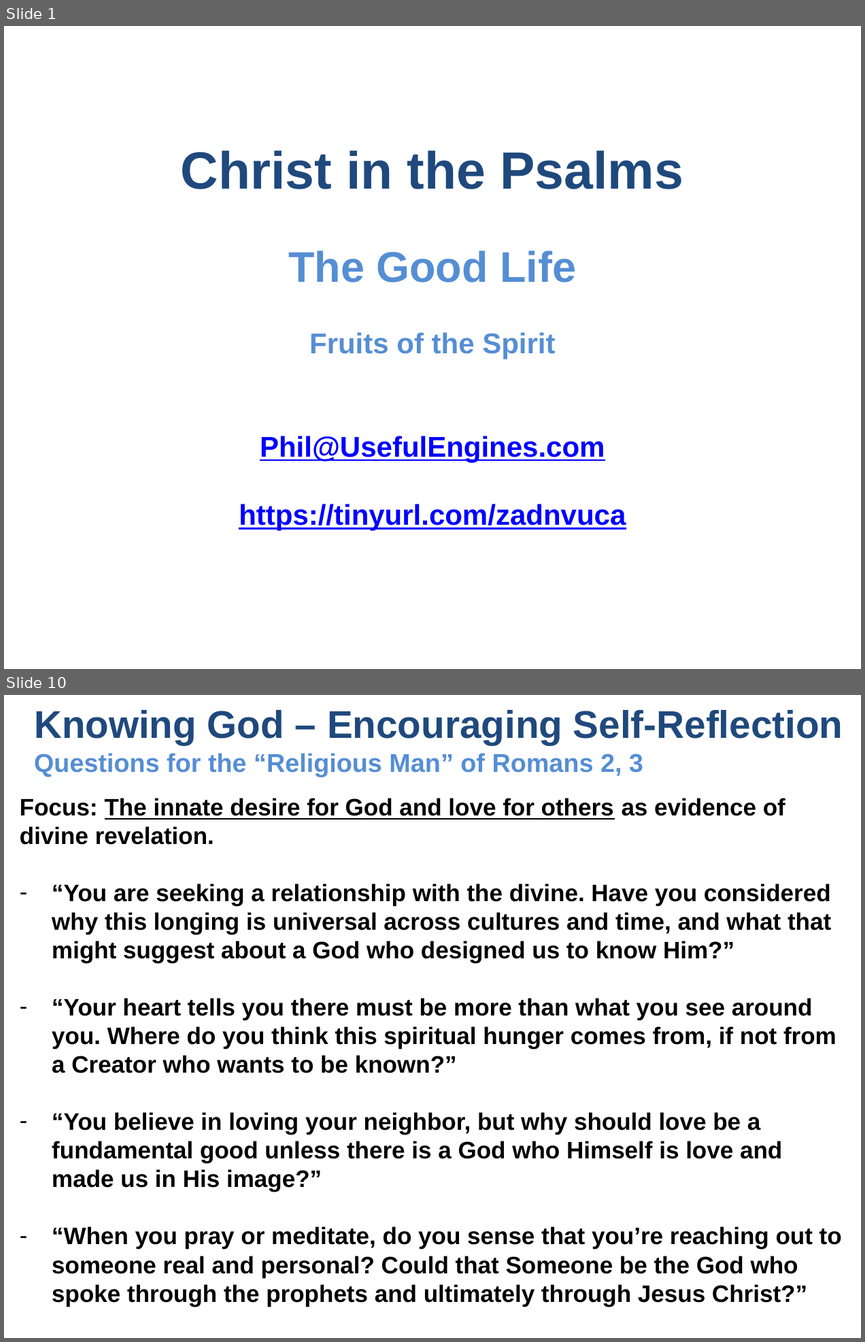
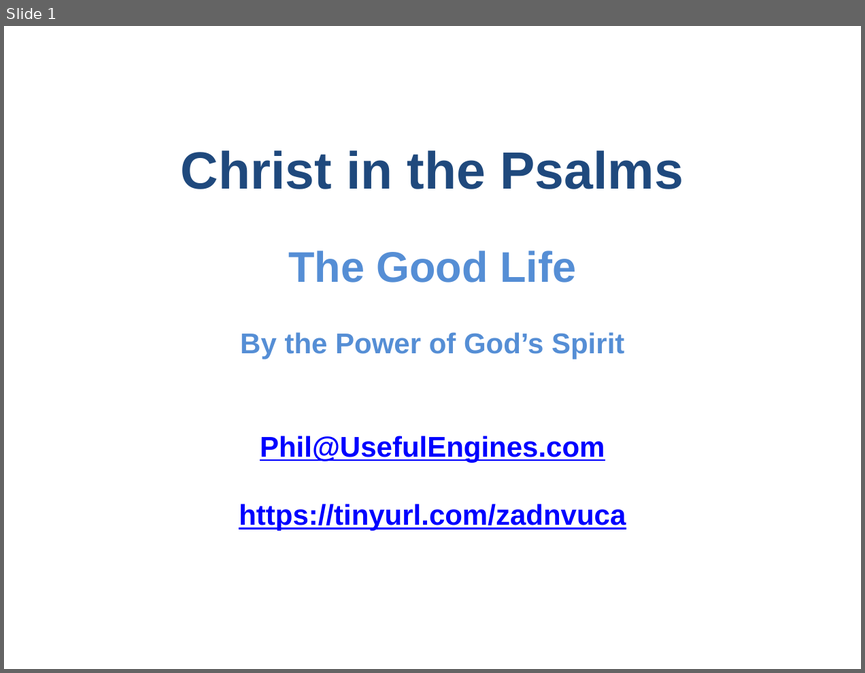
Before and after one commit to UsefulEngines/EvangelismPublic, a slide deck: 2024-Q4/2024-12-29/2024-12-29-Psalms.pptx. Shown one above the other, each under a label of ours: slides 1 and 10 before the commit, slide 1 after it; the slides between them are not shown. The pictures are 865x1342 and 865x673 pixels, drawn with LibreOffice and Linux fonts; fonts in the diff are those of the drawing. Boxes give left, top, right and bottom in pixels: in the first picture for what was removed or moved away, otherwise in the second. Text is boxed around its words. In the diff, an @@ line names an element or a change of style, - is before the commit and + after.

```diff
--- a/2024-Q4/2024-12-29/2024-12-29-Psalms.pptx
+++ b/2024-Q4/2024-12-29/2024-12-29-Psalms.pptx
@@ slide 10 removed at [4, 695, 861, 1338], background #FFFFFF @@
@@ title removed at [34, 710, 843, 777] @@
-Knowing God – Encouraging Self-Reflection
-Questions for the “Religious Man” of Romans 2, 3
@@ text removed at [20, 798, 842, 1306] @@
-Focus: The innate desire for God and love for others as evidence of divine revelation.
-– “You are seeking a relationship with the divine. Have you considered why this longing is universal across cultures and time, and what that might suggest about a God who designed us to know Him?”
-– “Your heart tells you there must be more than what you see around you. Where do you think this spiritual hunger comes from, if not from a Creator who wants to be known?”
-– “You believe in loving your neighbor, but why should love be a fundamental good unless there is a God who Himself is love and made us in His image?”
-– “When you pray or meditate, do you sense that you’re reaching out to someone real and personal? Could that Someone be the God who spoke through the prophets and ultimately through Jesus Christ?”
@@ slide 1 changed as well @@
@@ text at [240, 332, 624, 359]: text changed @@
-Fruits of the Spirit
+By the Power of God’s Spirit
```
Also in this commit, not shown: 2 other slides changed, 6 slides added, 7 other slides removed, 1 other file.
